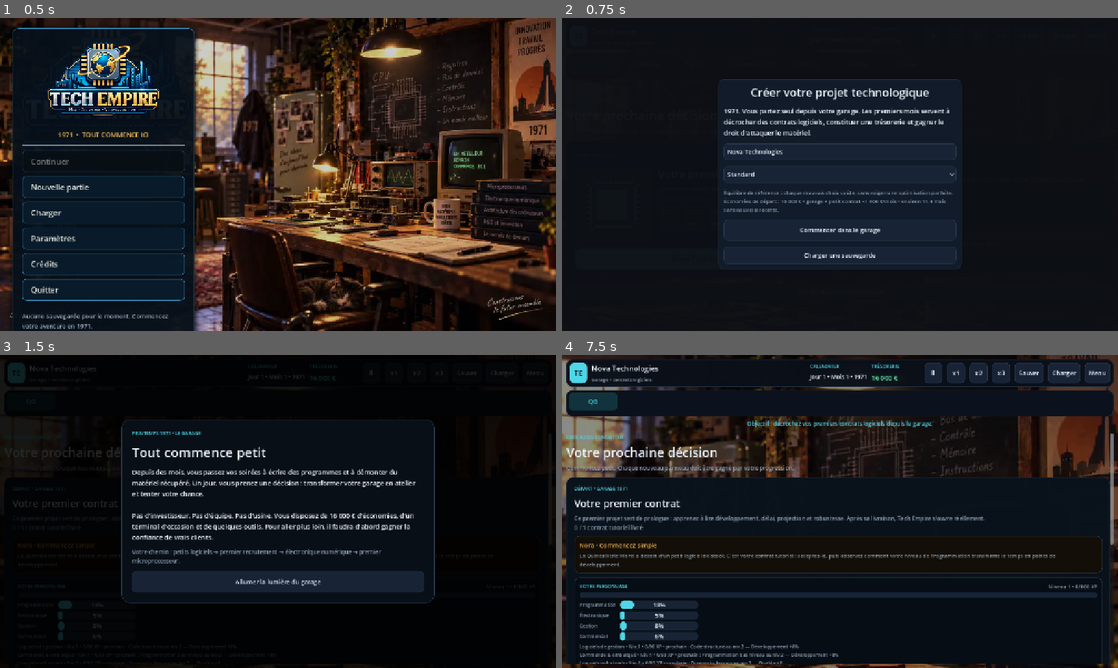
Above: before the commit, frames 1-4 (two rows, left to right).
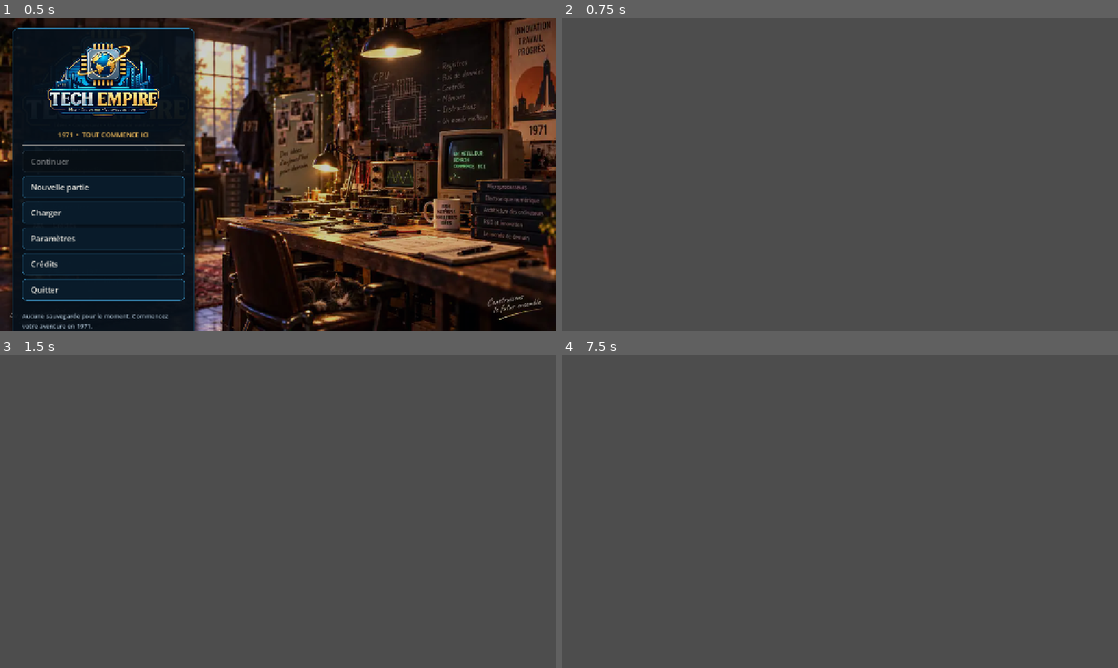
Above: after the commit, the same moments.

Repository: vadorus/addonhardwaregame2d
Game: Godot game, scene res://ui/MainMenuV031.tscn
Same seed, same stepped clock (60 frames per second), same inputs: the game is played once before the commit and once after it.
Inputs (mouse positions are in pixels of both pictures, inside the frame that each line leads up to):
- Up to frame 1 (0.5 s): no input
- Up to frame 2 (0.75 s): click "Nouvelle partie" at 0.5 s
- Up to frame 3 (1.5 s): click (278, 567) at 1.25 s, where only the run before the commit has a clickable "Commencer dans le garage"
- Up to frame 4 (7.5 s): click (934, 373) at 2 s, where only the run before the commit has a clickable "Ⅱ"; click (956, 373) at 2.75 s, where only the run before the commit has a clickable "x1"; click (979, 373) at 3.5 s, where only the run before the commit has a clickable "x2"; click (1001, 373) at 4.25 s, where only the run before the commit has a clickable "x3"; click (1029, 373) at 5 s, where only the run before the commit has a clickable "Sauver"; click (1062, 373) at 5.75 s, where only the run before the commit has a clickable "Charger"; click (595, 401) at 6.5 s, where only the run before the commit has a clickable "QG"; click (840, 580) at 7.25 s, where only the run before the commit has a clickable "Allumer la lumière du garage"

Frame 1 is identical in both runs. In frame 2, 99% of the frame differs, in the area x 0-100%, y 0-100%; in frame 3, 99%; in frame 4, 98%.
Error after the commit: Parse Error: Expected statement, found "else" instead. (res://main.gd:941)

Commit message:
feat(onboarding): simplify first garage screen and reveal systems progressively

Diff:
--- a/main.gd
+++ b/main.gd
@@ -219,10 +219,12 @@
 var startup_work_actions: HFlowContainer
 var startup_work_hint: Label
 var startup_work_buttons: Array[Button] = []
+var startup_founder_card: PanelContainer
 var startup_founder_level_label: Label
 var startup_founder_xp_bar: ProgressBar
 var startup_founder_skill_bars: Dictionary = {}
 var startup_founder_branch_label: Label
+var startup_roadmap_card: PanelContainer
 var startup_roadmap_label: Label
 var lab_startup_roadmap_label: Label
 var _refresh_pending := false
@@ -664,11 +666,11 @@
 	startup_quality_meter_bar.custom_minimum_size.y = 14
 	startup_project_meter_box.add_child(startup_quality_meter_bar)
 
-	var founder_card := _card(Color(0.025, 0.050, 0.078, 0.98), 12, 12)
-	box.add_child(founder_card)
+	startup_founder_card = _card(Color(0.025, 0.050, 0.078, 0.98), 12, 12)
+	box.add_child(startup_founder_card)
 	var founder_box := VBoxContainer.new()
 	founder_box.add_theme_constant_override("separation", 6)
-	founder_card.add_child(founder_box)
+	startup_founder_card.add_child(founder_box)
 	var founder_head := HBoxContainer.new()
 	founder_box.add_child(founder_head)
 	founder_head.add_child(_eyebrow("VOTRE PERSONNAGE"))
@@ -720,8 +722,9 @@
 	box.add_child(startup_contract_hint)
 
 	startup_contract_action_button = Button.new()
-	startup_contract_action_button.text = "Accepter le contrat et commencer"
-	startup_contract_action_button.custom_minimum_size.y = 48
+	startup_contract_action_button.text = "COMMENCER LE PREMIER CONTRAT"
+	startup_contract_action_button.custom_minimum_size.y = 62
+	startup_contract_action_button.add_theme_font_size_override("font_size", 18)
 	startup_contract_action_button.pressed.connect(_startup_contract_action)
 	box.add_child(startup_contract_action_button)
 
@@ -746,11 +749,11 @@
 	startup_work_hint.autowrap_mode = TextServer.AUTOWRAP_WORD_SMART
 	box.add_child(startup_work_hint)
 
-	var roadmap_card := _card(Color(0.025, 0.045, 0.070, 0.96), 11, 11)
-	box.add_child(roadmap_card)
+	startup_roadmap_card = _card(Color(0.025, 0.045, 0.070, 0.96), 11, 11)
+	box.add_child(startup_roadmap_card)
 	var roadmap_box := VBoxContainer.new()
 	roadmap_box.add_theme_constant_override("separation", 5)
-	roadmap_card.add_child(roadmap_box)
+	startup_roadmap_card.add_child(roadmap_box)
 	roadmap_box.add_child(_eyebrow("ROADMAP TECHNOLOGIQUE"))
 	startup_roadmap_label = _muted_label("", 12)
 	startup_roadmap_label.autowrap_mode = TextServer.AUTOWRAP_WORD_SMART
@@ -818,7 +821,18 @@
 	if startup_approach_select != null and startup_approach_select.item_count > 0:
 		approach = str(startup_approach_select.get_item_metadata(startup_approach_select.selected))
 	var preview := StartupManager.contract_preview(contract_id, approach)
-	var deadline_fit := "✓ faisable à ce rythme" if bool(preview.get("fits_deadline", false)) else "⚠ risque de retard"
+	var deadline_fit := "✓ Vous devriez réussir dans les temps" if bool(preview.get("fits_deadline", false)) else "⚠ Ce contrat dépasse votre capacité actuelle"
+	if StartupManager.software_contracts_completed == 0 and contract_id == "STOCK":
+		startup_contract_hint.text = "QUINCAILLERIE MOREL\n%s\n\nDifficulté  %s     Travail  %.0f pts     Délai  %d jours\nVotre rythme  +%.1f pts/jour     %s\n\nPaiement prévu  %s €" % [
+			str(data.get("description", "")),
+			"★".repeat(int(preview.get("difficulty", 1))),
+			float(preview.get("work_required", 0.0)),
+			int(preview.get("deadline_days", 0)),
+			float(preview.get("points_per_day", 0.0)),
+			deadline_fit,
+			_money(int(data.get("reward", 0)))
+		]
+		return
 	startup_contract_hint.text = "%s\n%s • %s • difficulté %s\n%.0f points à produire • délai %d jours • %.1f pts/jour\nProjection : %.0f/%.0f points — %s\n%s €/mois • paiement de base %s € • robustesse exigée %d" % [
 		str(data.get("client", "Client")),
 		str(data.get("description", "")),
@@ -890,8 +904,10 @@
 
 	_refresh_founder_panel()
 	var objective := StartupManager.current_objective()
-	startup_summary_label.text = str(objective.get("title", "Votre garage"))
-	startup_progress_label.text = "%s\n%s" % [str(objective.get("text", "")), str(objective.get("progress", ""))]
+	var first_contract_not_started := StartupManager.software_contracts_completed == 0 and StartupManager.active_contract.is_empty() and StartupManager.last_contract_result.is_empty()
+	var first_contract_running := StartupManager.is_first_contract_tutorial()
+	startup_summary_label.text = "PREMIER OBJECTIF" if first_contract_not_started else str(objective.get("title", "Votre garage"))
+	startup_progress_label.text = "Gagnez votre premier vrai paiement. Nora vous explique le reste au fur et à mesure." if first_contract_not_started else "%s\n%s" % [str(objective.get("text", "")), str(objective.get("progress", ""))]
 	var guidance := _startup_nora_guidance()
 	startup_nora_card.visible = not guidance.is_empty()
 	if not guidance.is_empty():
@@ -899,7 +915,14 @@
 		startup_nora_text.text = str(guidance.get("text", ""))
 	var action := str(objective.get("action", ""))
 	var has_contract := not StartupManager.active_contract.is_empty()
+
+	# Le tutoriel révèle les systèmes au moment où ils deviennent utiles.
+	startup_founder_card.visible = not first_contract_not_started and not first_contract_running
+	startup_roadmap_card.visible = StartupManager.software_contracts_completed >= 1
 	startup_project_meter_box.visible = has_contract
+	startup_quality_meter_label.visible = not first_contract_running
+	startup_quality_meter_bar.visible = not first_contract_running
+
 	if has_contract:
 		var project := StartupManager.active_contract
 		var projection := StartupManager.contract_projection()
@@ -907,17 +930,24 @@
 		var work_required := maxf(float(project.get("work_required", 1.0)), 1.0)
 		var robustness := float(project.get("robustness", 0.0))
 		var robustness_required := float(project.get("robustness_required", 0.0))
+		var tutorial_progress := float(project.get("progress", 0.0))
 		startup_work_meter_bar.max_value = work_required
 		startup_work_meter_bar.value = work_done
-		startup_work_meter_label.text = "DÉVELOPPEMENT  %.0f / %.0f pts  •  +%.1f/jour  •  J-%d" % [work_done, work_required, float(projection.get("points_per_day", 0.0)), int(projection.get("days_left", 0))]
+		startup_work_meter_label.text = "DÉVELOPPEMENT  %.0f / %.0f pts  •  +%.1f/jour  •  %d jours restants" % [work_done, work_required, float(projection.get("points_per_day", 0.0)), int(projection.get("days_left", 0))]
+		if first_contract_running and tutorial_progress >= 30.0:
+			startup_quality_meter_label.visible = true
+			startup_quality_meter_bar.visible = true
+		startup_quality_meter_label.text = "ROBUSTESSE  %.0f / %.0f exigé  •  défauts : %d" % [robustness, robustness_required, int(project.get("defects", 0))]
+		else:
+			startup_quality_meter_label.text = "ROBUSTESSE  %.0f / %.0f exigé  •  défauts : %d  •  projection %s" % [robustness, robustness_required, int(project.get("defects", 0)), "OK" if bool(projection.get("on_track", false)) else "RETARD"]
 		startup_quality_meter_bar.value = robustness
-		startup_quality_meter_label.text = "ROBUSTESSE  %.0f / %.0f exigé  •  défauts : %d  •  projection %s" % [robustness, robustness_required, int(project.get("defects", 0)), "OK" if bool(projection.get("on_track", false)) else "RETARD"]
 
 	var contract_choices_visible := StartupManager.active_contract.is_empty() and StartupManager.last_contract_result.is_empty() and not StartupManager.available_contract_ids().is_empty()
-	startup_contract_select.visible = contract_choices_visible
-	startup_approach_select.visible = contract_choices_visible
+	startup_contract_select.visible = contract_choices_visible and not first_contract_not_started
+	startup_approach_select.visible = contract_choices_visible and not first_contract_not_started
 	startup_contract_hint.visible = contract_choices_visible
 	startup_contract_action_button.visible = contract_choices_visible
+	startup_contract_action_button.text = "COMMENCER LE PREMIER CONTRAT" if first_contract_not_started else "Accepter ce contrat"
 	if contract_choices_visible:
 		_refresh_startup_contract_options()
 		_refresh_startup_contract_hint()
@@ -982,7 +1012,7 @@
 	if startup_approach_select != null and startup_approach_select.item_count > 0:
 		approach = str(startup_approach_select.get_item_metadata(startup_approach_select.selected))
 	if StartupManager.start_software_contract(_meta(startup_contract_select), approach):
-		status_label.text = "Contrat accepté. Le projet avance maintenant avec le temps : vous n'intervenez qu'aux décisions importantes."
+		status_label.text = "Le travail commence. Regardez la jauge Développement : Nora vous guide étape par étape."
 	else:
 		status_label.text = "Impossible d'accepter ce contrat : vérifiez la trésorerie et la capacité disponible."
 	_refresh_all()
@@ -2379,8 +2409,8 @@
 	var center:=CenterContainer.new(); center.set_anchors_and_offsets_preset(Control.PRESET_FULL_RECT); setup_layer.add_child(center)
 	var panel:=PanelContainer.new(); panel.custom_minimum_size=Vector2(560,420); center.add_child(panel)
 	var box:=VBoxContainer.new(); box.add_theme_constant_override("separation",14); panel.add_child(box)
-	var title:=_label("Créer votre projet technologique",26); title.horizontal_alignment=HORIZONTAL_ALIGNMENT_CENTER; box.add_child(title)
-	var desc:=_label("1971. Vous partez seul depuis votre garage. Les premiers mois servent à décrocher des contrats logiciels, constituer une trésorerie et gagner le droit d'attaquer le matériel.",15); desc.autowrap_mode=TextServer.AUTOWRAP_WORD_SMART; box.add_child(desc)
+	var title:=_label("Votre aventure commence en 1971",26); title.horizontal_alignment=HORIZONTAL_ALIGNMENT_CENTER; box.add_child(title)
+	var desc:=_label("Choisissez simplement un nom. Vous commencerez seul dans un garage ; Nora vous guidera vers votre premier contrat, puis vers l'électronique et votre premier CPU.",15); desc.autowrap_mode=TextServer.AUTOWRAP_WORD_SMART; box.add_child(desc)
 	setup_name=LineEdit.new(); setup_name.placeholder_text="Nom de l'entreprise"; setup_name.text="Nova Technologies"; box.add_child(setup_name)
 	setup_sector=OptionButton.new(); _fill_sector_options(setup_sector); setup_sector.visible=false; box.add_child(setup_sector)
 	setup_difficulty = OptionButton.new()
@@ -2987,7 +3017,7 @@
 	SimulationManager.reset_all(setup_name.text,_meta(setup_sector),_meta(setup_difficulty))
 	setup_layer.visible=false
 	game_over_layer.visible=false
-	status_label.text="Objectif : décrochez vos premiers contrats logiciels depuis le garage."
+	status_label.text="Objectif : suivez Nora et décrochez votre premier paiement."
 	_refresh_all()
 	_show_startup_intro()
 
